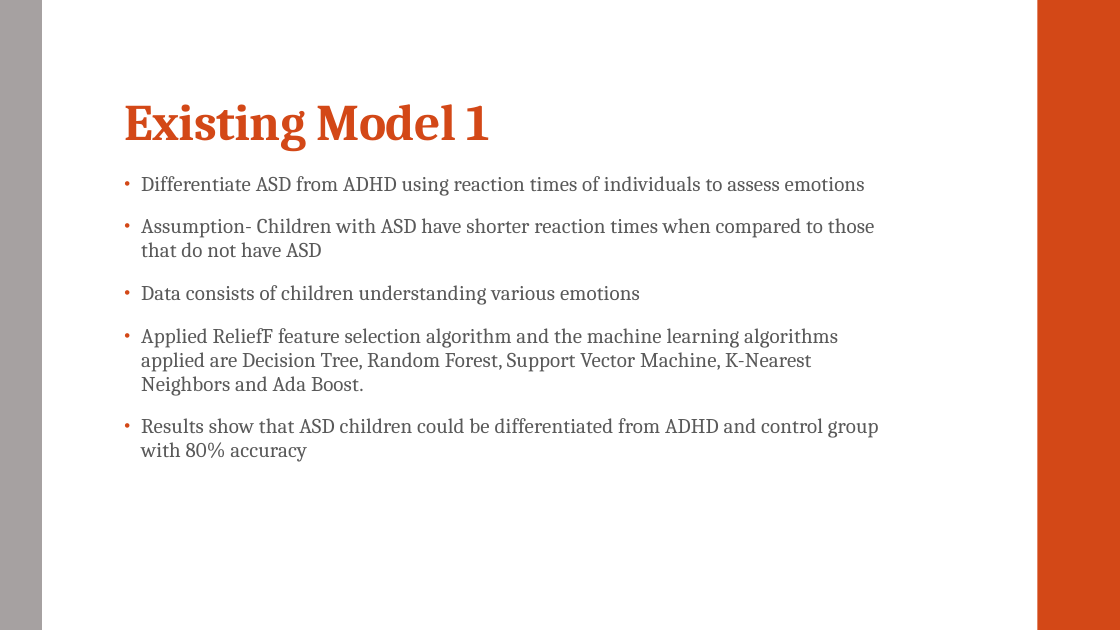
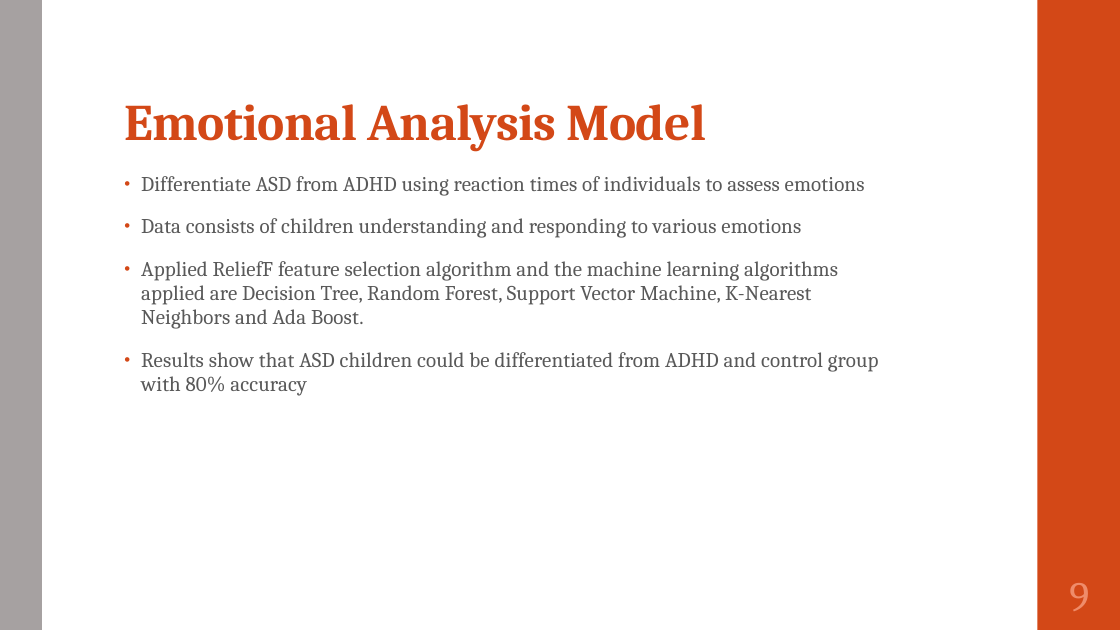
Before and after one commit to SirichandanaSambatur/CADDC, a slide deck: slide 9 of FinalReport.pptx (slide 8 before the commit). Drawn at 1120x630 pixels with LibreOffice and Linux fonts; fonts in the diff are those of the drawing. Boxes give left, top, right and bottom in pixels: in the first picture for what was removed or moved away, otherwise in the second. Text is boxed around its words. In the diff, an @@ line names an element or a change of style, - is before the commit and + after.

```diff
--- a/FinalReport.pptx
+++ b/FinalReport.pptx
@@ title at [124,104,706,151]: text changed @@
-Existing Model 1
+Emotional Analysis Model
@@ text at [141,218,801,238]: text changed @@
-• Assumption- Children with ASD have shorter reaction times when compared to those that do not have ASD
-• Data consists of children understanding various emotions
+• Data consists of children understanding and responding to various emotions
@@ page number added at [1069,583,1089,611], 36 pt, text #EF8C6A @@
+9
```
Also in this commit, not shown: 23 other slides changed, 10 slides added, 14 slides removed, 1 other file.
